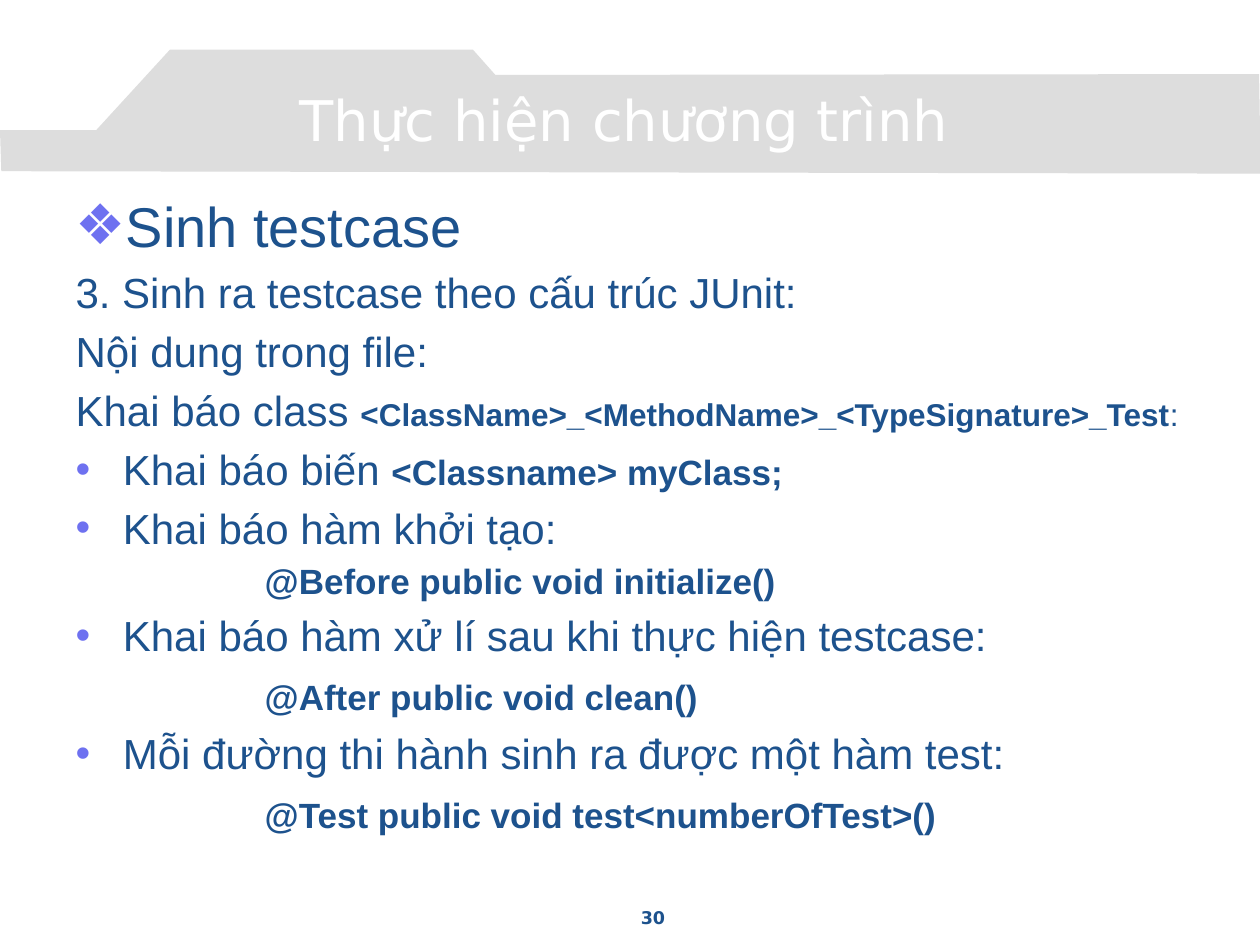
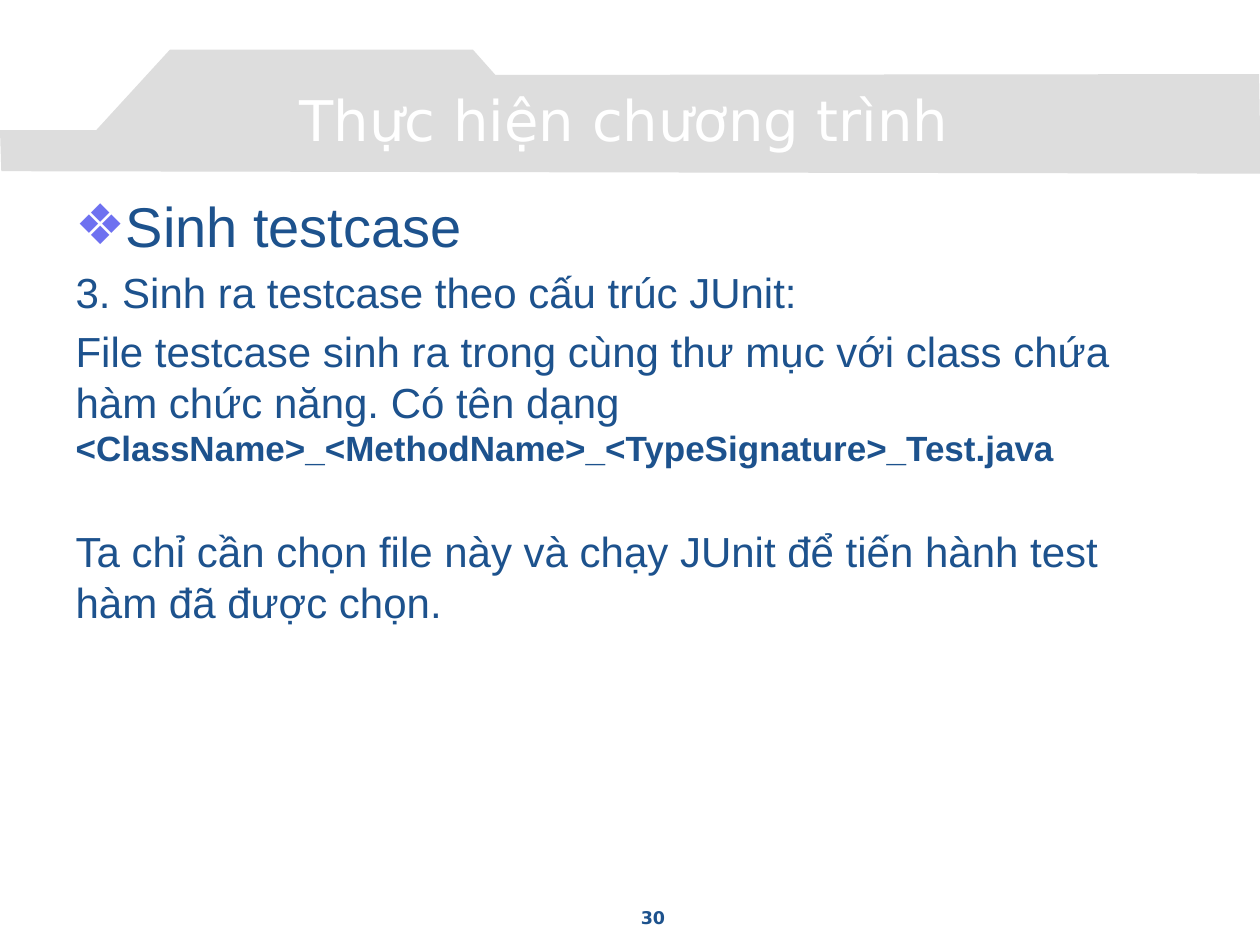
Before and after one commit to congcuong-cse/autotesting-lvtn, a slide deck: slide 30 of Document/Presentation.pptx. Drawn at 1260x945 pixels with LibreOffice and Linux fonts; fonts in the diff are those of the drawing; background and template pictures are left out. Boxes give left, top, right and bottom in pixels: in the first picture for what was removed or moved away, otherwise in the second. Text is boxed around its words. In the diff, an @@ line names an element or a change of style, - is before the commit and + after.

```diff
--- a/Document/Presentation.pptx
+++ b/Document/Presentation.pptx
@@ text at <box>76,336,1109,625</box>: text changed; bold off @@
-Nội dung trong file:
-Khai báo class <ClassName>_<MethodName>_<TypeSignature>_Test:
-• Khai báo biến <Classname> myClass;
-• Khai báo hàm khởi tạo:
-  @Before public void initialize()
-• Khai báo hàm xử lí sau khi thực hiện testcase:
-  @After public void clean()
-• Mỗi đường thi hành sinh ra được một hàm test:
-  @Test public void test<numberOfTest>()
+File testcase sinh ra trong cùng thư mục với class chứa hàm chức năng. Có tên dạng <ClassName>_<MethodName>_<TypeSignature>_Test.java
+Ta chỉ cần chọn file này và chạy JUnit để tiến hành test hàm đã được chọn.
```
Also in this commit, not shown: 10 other slides changed, 1 slide added, 17 slides removed.
